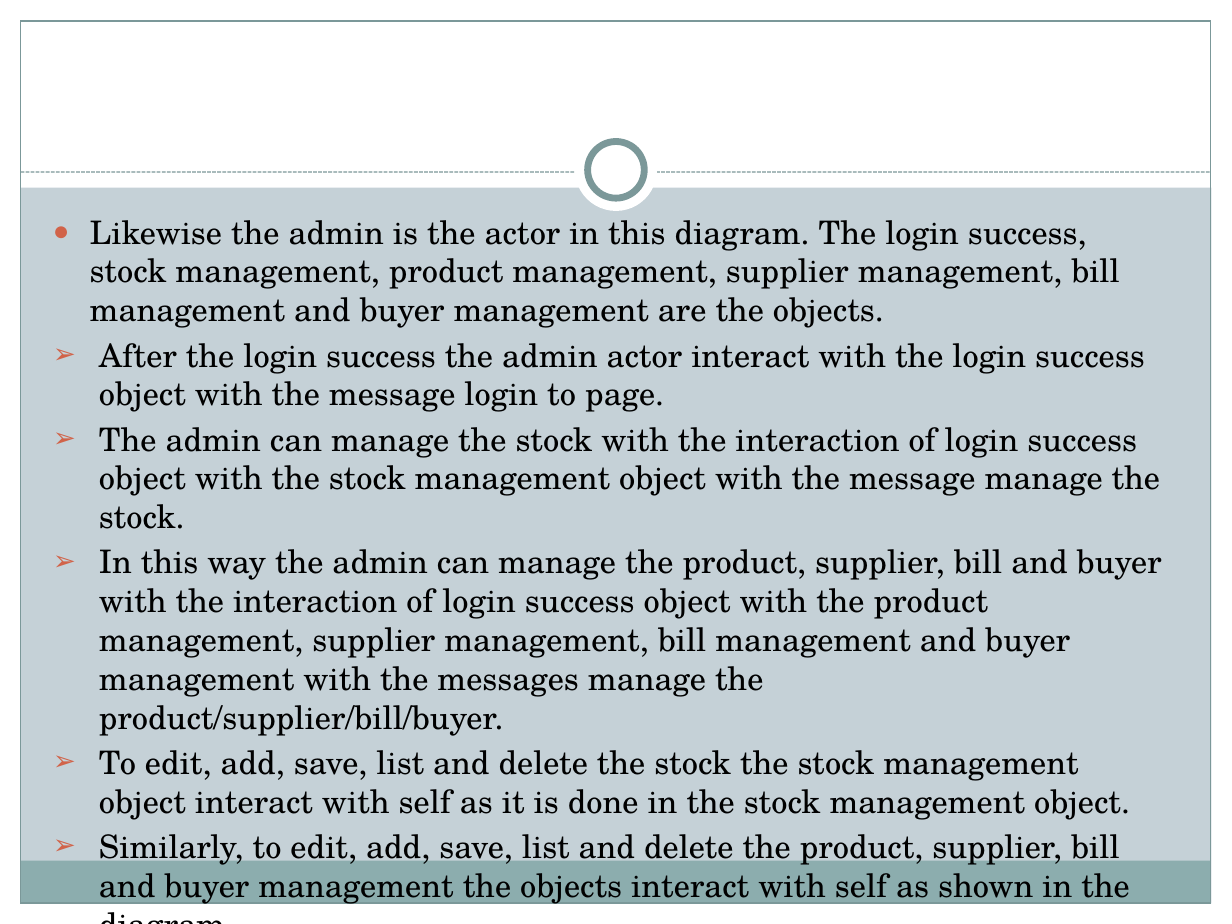
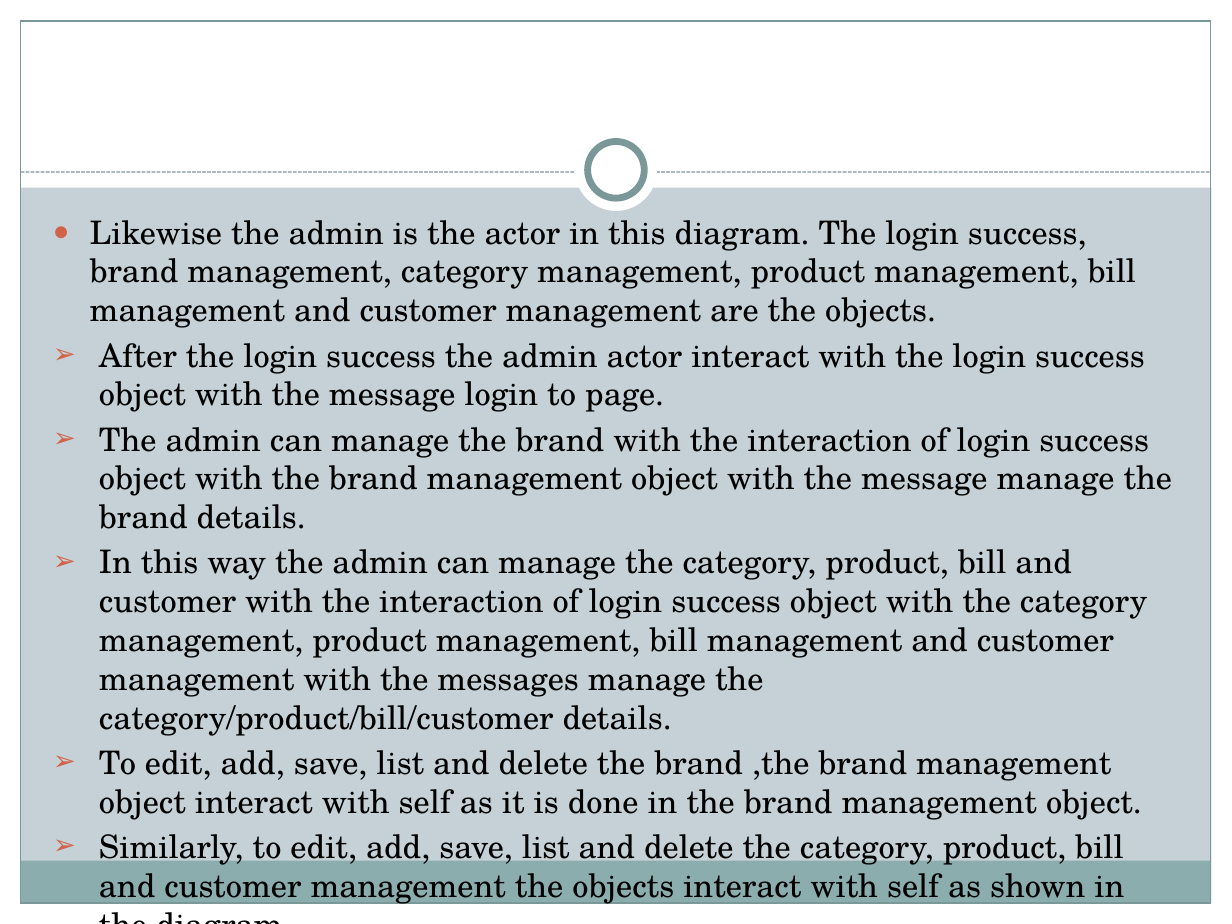
Before and after one commit to mandiratamang/SMS, a slide deck: slide 42 of stock management system/pp of sms.pptx (slide 41 before the commit). Drawn at 1232x924 pixels with LibreOffice and Linux fonts; fonts in the diff are those of the drawing. Boxes give left, top, right and bottom in pixels: in the first picture for what was removed or moved away, otherwise in the second. Text is boxed around its words. In the diff, an @@ line names an element or a change of style, - is before the commit and + after.

```diff
--- a/stock management system/pp of sms.pptx
+++ b/stock management system/pp of sms.pptx
@@ text at box(90, 220, 1137, 328): text changed @@
-● Likewise the admin is the actor in this diagram. The login success, stock management, product management, supplier management, bill management and buyer management are the objects.
+● Likewise the admin is the actor in this diagram. The login success, brand management, category management, product management, bill management and customer management are the objects.
@@ text at box(99, 427, 1172, 907): text changed @@
-➢ The admin can manage the stock with the interaction of login success object with the stock management object with the message manage the stock.
-➢ In this way the admin can manage the product, supplier, bill and buyer with the interaction of login success object with the product management, supplier management, bill management and buyer management with the messages manage the product/supplier/bill/buyer.
-➢ To edit, add, save, list and delete the stock the stock management object interact with self as it is done in the stock management object.
-➢ Similarly, to edit, add, save, list and delete the product, supplier, bill and buyer management the objects interact with self as shown in the diagram
+➢ The admin can manage the brand with the interaction of login success object with the brand management object with the message manage the brand details.
+➢ In this way the admin can manage the category, product, bill and customer with the interaction of login success object with the category management, product management, bill management and customer management with the messages manage the category/product/bill/customer details.
+➢ To edit, add, save, list and delete the brand ,the brand management object interact with self as it is done in the brand management object.
+➢ Similarly, to edit, add, save, list and delete the category, product, bill and customer management the objects interact with self as shown in the diagram.
```
Also in this commit, not shown: 10 other slides changed, 2 slides added, 2 slides removed, 38 other files.
